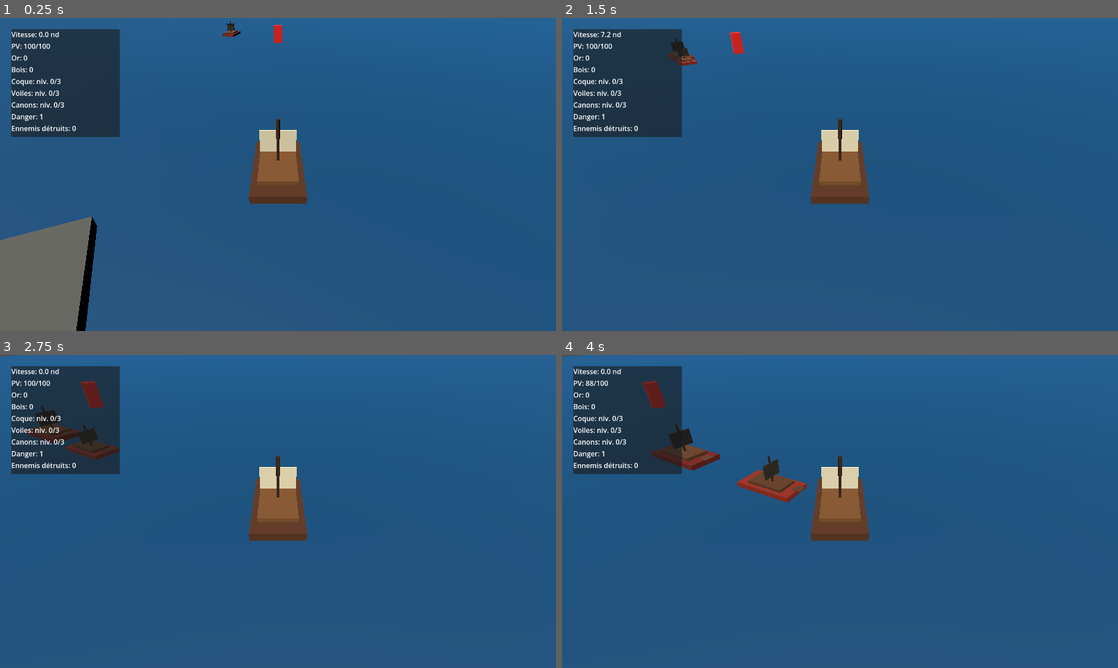
Above: before the commit, frames 1-4 (two rows, left to right).
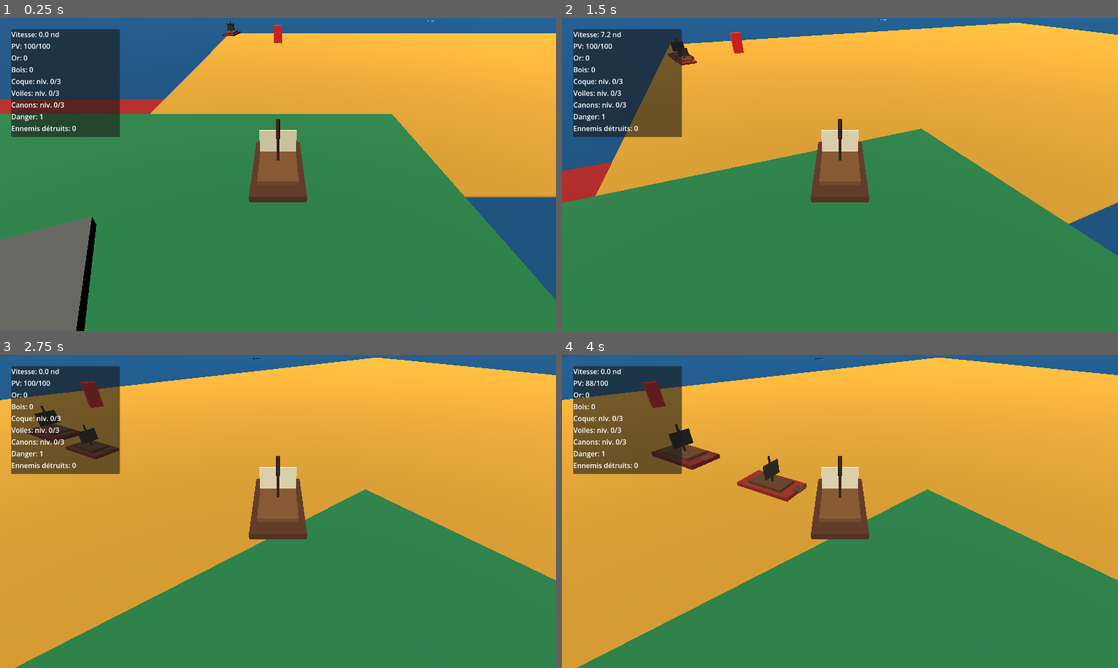
Above: after the commit, the same moments.

Repository: blou132/jeux-pirate
Game: Godot game, scene res://scenes/world/World.tscn
Two runs of this game, one before a commit and one after it. Both use one fixed random seed, a clock stepped at 60 frames per second and the inputs below.
Inputs (mouse positions are in pixels of both pictures, inside the frame that each line leads up to):
- Up to frame 1 (0.25 s): no input
- Up to frame 2 (1.5 s): tap Enter at 0.5 s; move the mouse to (962, 158) at 0.52 s; hold D 0.53-1.25 s; hold Z 0.53-1.25 s; click (962, 158) at 0.67 s; drag from (728, 190) to (812, 237) at 1.27 s
- Up to frame 3 (2.75 s): move the mouse to (333, 442) at 2.02 s; hold D from 2.03 s (still down); tap E at 2.1 s
- Up to frame 4 (4 s): release D at 2.75 s; drag from (812, 574) to (673, 464) at 2.77 s; move the mouse to (1006, 558) at 3.52 s; hold A from 3.53 s (still down); hold Q from 3.53 s (still down)

The runs differ from the first frame. In frame 1, 76% of the frame differs, in the area x 0-100%, y 0-100%; in frame 2, 86%; in frame 3, 90%; in frame 4, 90%.

Commit message:
feat: add simple danger zones

Diff:
--- a/scenes/world/World.tscn
+++ b/scenes/world/World.tscn
@@ -29,11 +29,29 @@
 [sub_resource type="StandardMaterial3D" id="StandardMaterial3D_rock"]
 albedo_color = Color(0.38, 0.40, 0.42, 1)
 
+[sub_resource type="StandardMaterial3D" id="StandardMaterial3D_zone_port"]
+albedo_color = Color(0.12, 0.46, 0.24, 1)
+
+[sub_resource type="StandardMaterial3D" id="StandardMaterial3D_zone_archipelago"]
+albedo_color = Color(0.78, 0.56, 0.14, 1)
+
+[sub_resource type="StandardMaterial3D" id="StandardMaterial3D_zone_hostile"]
+albedo_color = Color(0.62, 0.10, 0.08, 1)
+
 [sub_resource type="BoxMesh" id="BoxMesh_marker"]
 size = Vector3(1.2, 2.4, 1.2)
 
 [sub_resource type="BoxMesh" id="BoxMesh_island"]
 size = Vector3(4.5, 0.6, 4.5)
+
+[sub_resource type="BoxMesh" id="BoxMesh_zone_port"]
+size = Vector3(32, 0.06, 32)
+
+[sub_resource type="BoxMesh" id="BoxMesh_zone_archipelago"]
+size = Vector3(74, 0.06, 48)
+
+[sub_resource type="BoxMesh" id="BoxMesh_zone_hostile"]
+size = Vector3(82, 0.06, 68)
 
 [node name="World" type="Node3D"]
 script = ExtResource("1_world")
@@ -67,6 +85,41 @@
 position = Vector3(22, 0.3, 30)
 mesh = SubResource("BoxMesh_island")
 material_override = SubResource("StandardMaterial3D_rock")
+
+[node name="DangerZones" type="Node3D" parent="."]
+
+[node name="PortDangerZone" type="MeshInstance3D" parent="DangerZones"]
+position = Vector3(-8, 0.04, 9)
+mesh = SubResource("BoxMesh_zone_port")
+material_override = SubResource("StandardMaterial3D_zone_port")
+
+[node name="PortDangerLabel" type="Label3D" parent="DangerZones"]
+position = Vector3(-8, 2.0, 25)
+text = "Zone portuaire"
+font_size = 36
+billboard = 1
+
+[node name="ArchipelagoDangerZone" type="MeshInstance3D" parent="DangerZones"]
+position = Vector3(28, 0.03, -22)
+mesh = SubResource("BoxMesh_zone_archipelago")
+material_override = SubResource("StandardMaterial3D_zone_archipelago")
+
+[node name="ArchipelagoDangerLabel" type="Label3D" parent="DangerZones"]
+position = Vector3(28, 2.0, -46)
+text = "Zone d'archipel"
+font_size = 36
+billboard = 1
+
+[node name="HostileDangerZone" type="MeshInstance3D" parent="DangerZones"]
+position = Vector3(-46, 0.02, 24)
+mesh = SubResource("BoxMesh_zone_hostile")
+material_override = SubResource("StandardMaterial3D_zone_hostile")
+
+[node name="HostileDangerLabel" type="Label3D" parent="DangerZones"]
+position = Vector3(-46, 2.0, 58)
+text = "Zone hostile"
+font_size = 36
+billboard = 1
 
 [node name="LootSystem" type="Node3D" parent="."]
 script = ExtResource("5_loot_system")
--- a/scripts/world/EnemySpawnPoint.gd
+++ b/scripts/world/EnemySpawnPoint.gd
@@ -5,3 +5,7 @@
 
 func _ready() -> void:
 	add_to_group("enemy_spawn_points")
+
+
+func get_danger_zone() -> String:
+	return danger_zone
--- a/scripts/world/SpawnManager.gd
+++ b/scripts/world/SpawnManager.gd
@@ -48,7 +48,7 @@
 		enemy.queue_free()
 		return false
 
-	var variant_config := _pick_enemy_variant()
+	var variant_config := _pick_enemy_variant(_get_spawn_point_zone(spawn_point))
 	if enemy.has_method("configure_variant"):
 		enemy.configure_variant(variant_config)
 
@@ -128,14 +128,14 @@
 	)
 
 
-func _pick_enemy_variant() -> Dictionary:
+func _pick_enemy_variant(danger_zone: String) -> Dictionary:
 	var variants := _get_enemy_variants()
 	var weighted_variants: Array[Dictionary] = []
 	var danger_level := _get_danger_level()
 
 	for config in variants:
 		var variant_id := String(config.get("id", ""))
-		var weight := _get_variant_weight(variant_id, danger_level)
+		var weight := _get_variant_weight(variant_id, danger_level, danger_zone)
 		for i in range(weight):
 			weighted_variants.append(config)
 
@@ -197,7 +197,40 @@
 	return 1
 
 
-func _get_variant_weight(variant_id: String, danger_level: int) -> int:
+func _get_spawn_point_zone(spawn_point: Marker3D) -> String:
+	if spawn_point.has_method("get_danger_zone"):
+		return spawn_point.get_danger_zone()
+
+	return "open"
+
+
+func _get_variant_weight(variant_id: String, danger_level: int, danger_zone: String) -> int:
+	match danger_zone:
+		"port":
+			match variant_id:
+				"small_pirate":
+					return 8
+				"brigantine":
+					return 1 + mini(danger_level, 2)
+				"heavy_patrol":
+					return 0
+		"archipelago":
+			match variant_id:
+				"small_pirate":
+					return max(2, 6 - danger_level)
+				"brigantine":
+					return 4 + danger_level
+				"heavy_patrol":
+					return max(0, danger_level - 2)
+		"hostile":
+			match variant_id:
+				"small_pirate":
+					return max(1, 4 - danger_level)
+				"brigantine":
+					return 4
+				"heavy_patrol":
+					return 2 + danger_level
+
 	if danger_level <= 1:
 		match variant_id:
 			"small_pirate":
Not shown: 1 places in scenes/world/World.tscn that only renumber resources
